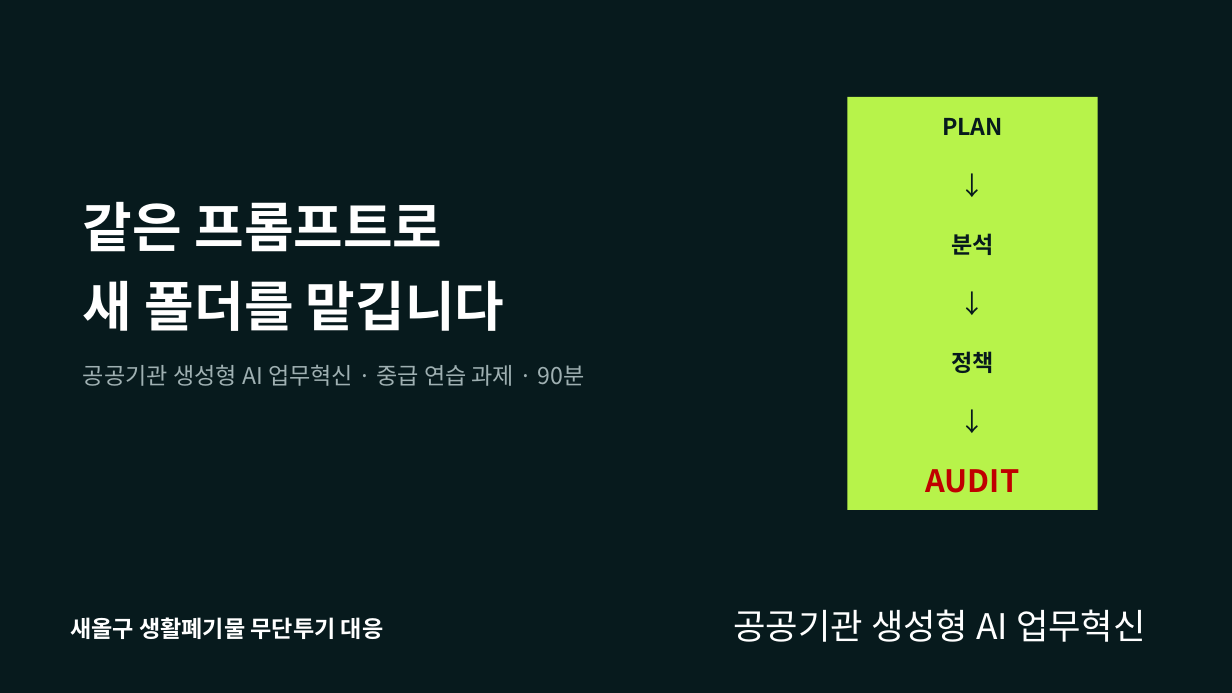
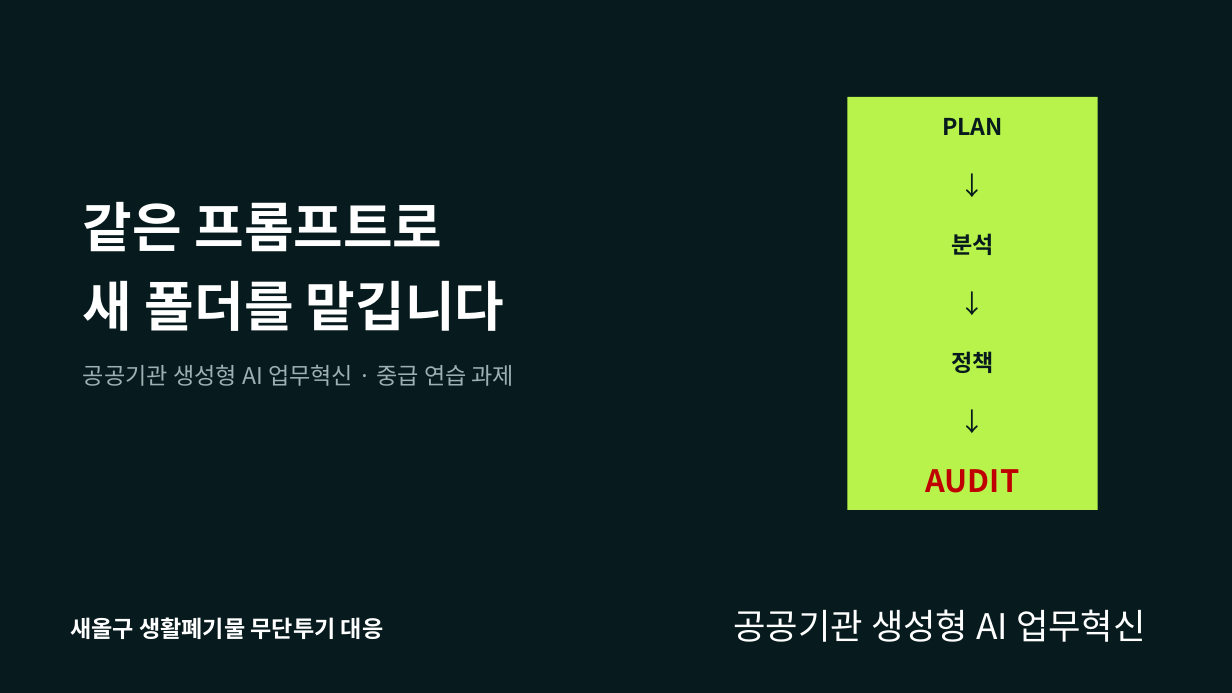
Before and after one commit to keerhee/gh-genai-ax-2day, a slide deck: slide 1 of 공공기관 생성형 AI 과정/session2/PublicOffice_GenAI_Practice_Round.pptx. Drawn at 1232x693 pixels with LibreOffice and Linux fonts; fonts in the diff are those of the drawing. Boxes give left, top, right and bottom in pixels: in the first picture for what was removed or moved away, otherwise in the second. Text is boxed around its words. In the diff, an @@ line names an element or a change of style, - is before the commit and + after.

```diff
--- a/공공기관 생성형 AI 과정/session2/PublicOffice_GenAI_Practice_Round.pptx
+++ b/공공기관 생성형 AI 과정/session2/PublicOffice_GenAI_Practice_Round.pptx
@@ text at [83,364,515,386]: text changed @@
-공공기관 생성형 AI 업무혁신 · 중급 연습 과제 · 90분
+공공기관 생성형 AI 업무혁신 · 중급 연습 과제
```
Also in this commit, not shown: 9 other slides changed, 4 other files.
